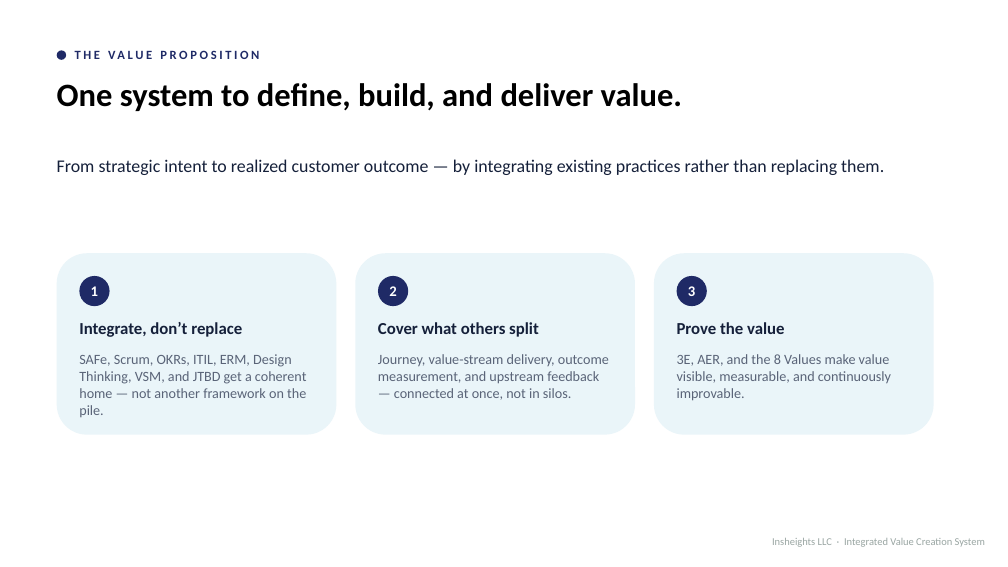
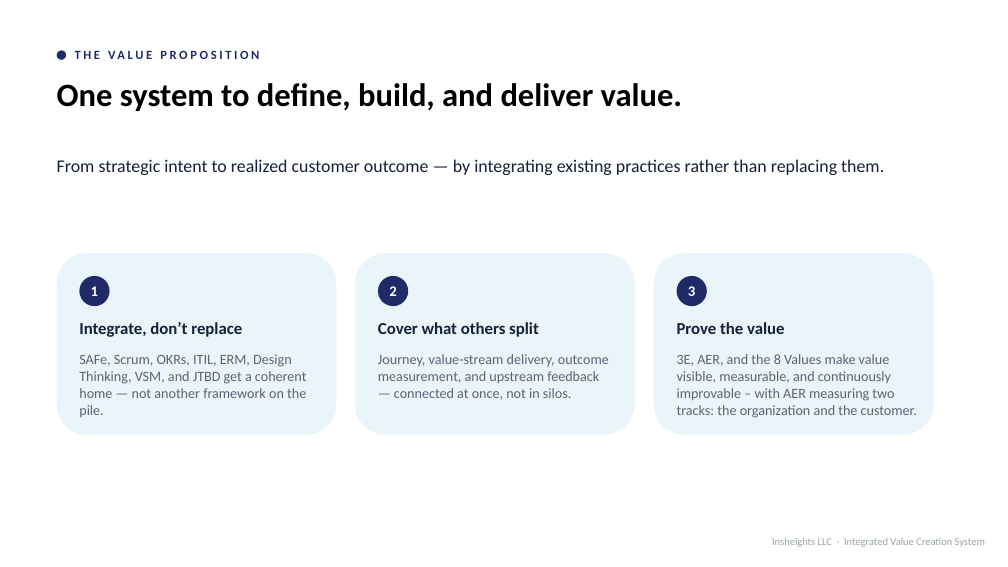
Before and after one commit to Insheights/in-frameworks, a slide deck: slide 4 of insheights-ivcs.pptx. Drawn at 1008x567 pixels with LibreOffice and Linux fonts; fonts in the diff are those of the drawing. Boxes give left, top, right and bottom in pixels: in the first picture for what was removed or moved away, otherwise in the second. Text is boxed around its words. In the diff, an @@ line names an element or a change of style, - is before the commit and + after.

```diff
--- a/insheights-ivcs.pptx
+++ b/insheights-ivcs.pptx
@@ text at (x1=677, y1=354, x2=917, y2=418): text changed @@
-3E, AER, and the 8 Values make value visible, measurable, and continuously improvable.
+3E, AER, and the 8 Values make value visible, measurable, and continuously improvable – with AER measuring two tracks: the organization and the customer.
```
Also in this commit, not shown: 2 other slides changed.
